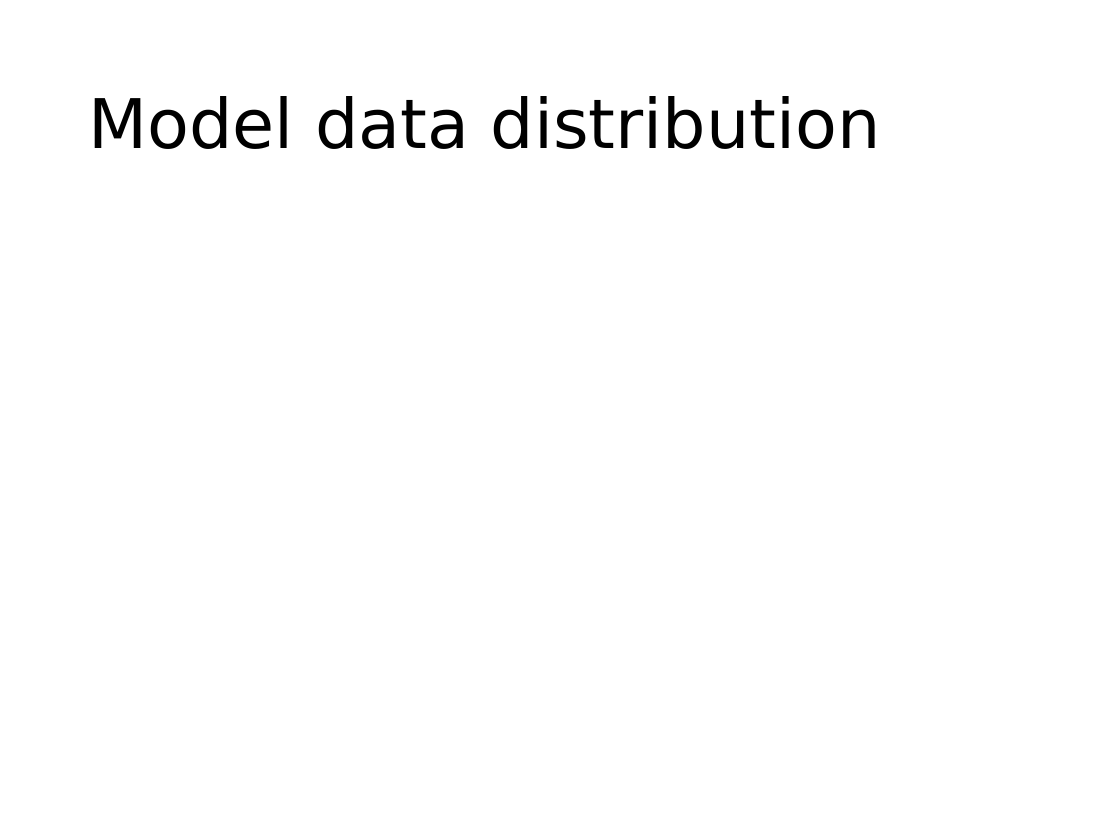
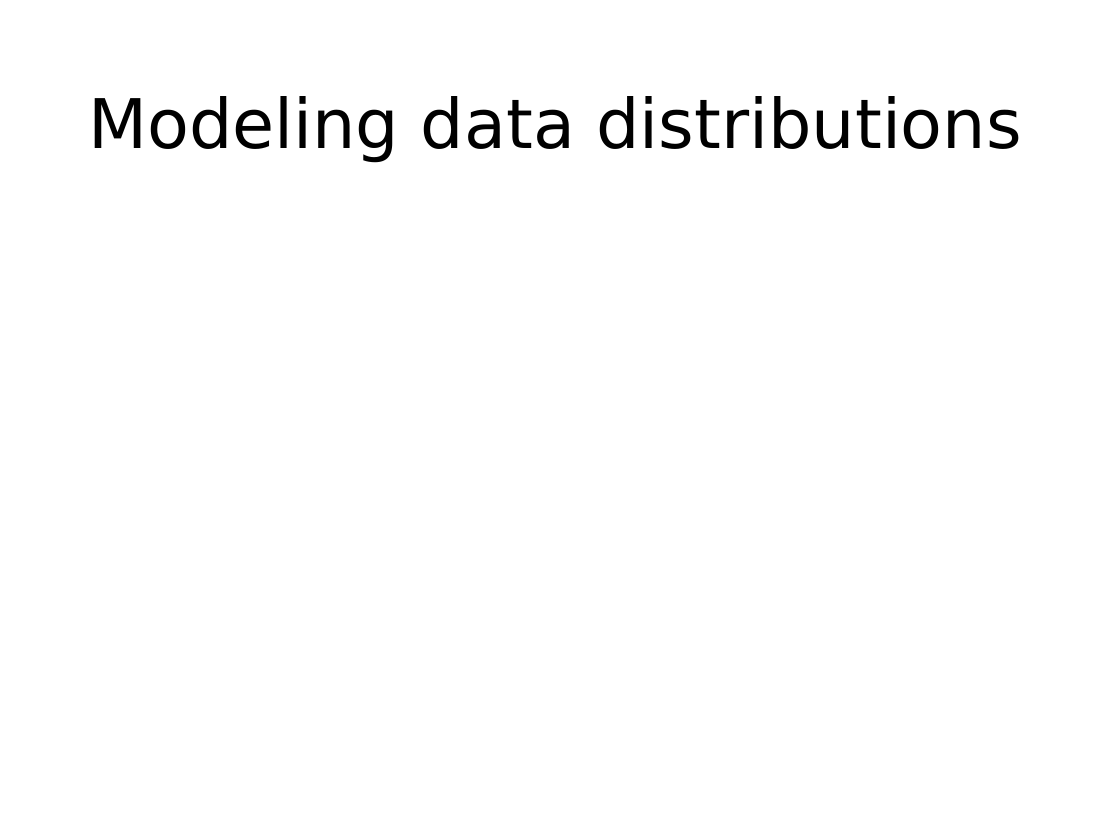
Before and after one commit to phywjs/phywjs.github.io, a slide deck: slide 2 of AIS5103/ML-slide-11.pptx. Drawn at 1120x840 pixels with LibreOffice and Linux fonts; fonts in the diff are those of the drawing; grey boxes stand for pictures. Boxes give left, top, right and bottom in pixels: in the first picture for what was removed or moved away, otherwise in the second. Text is boxed around its words. In the diff, an @@ line names an element or a change of style, - is before the commit and + after.

```diff
--- a/AIS5103/ML-slide-11.pptx
+++ b/AIS5103/ML-slide-11.pptx
@@ title at (x1=88, y1=96, x2=1022, y2=163): text changed @@
-Model data distribution
+Modeling data distributions
```
Also in this commit, not shown: 6 other slides changed, 1 slide added, 3 other files.
